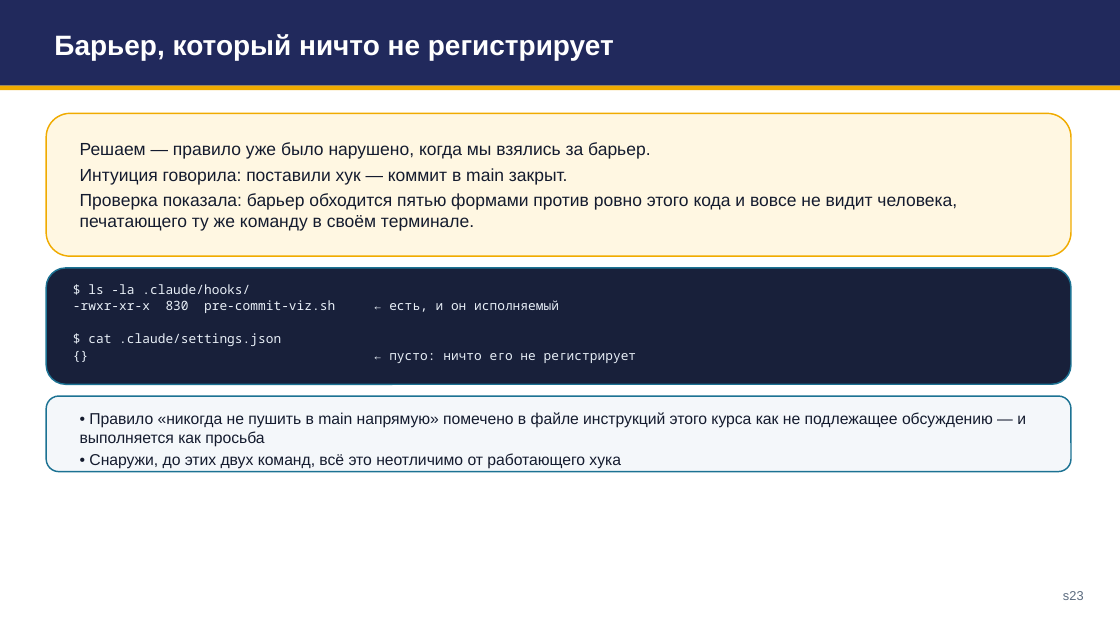
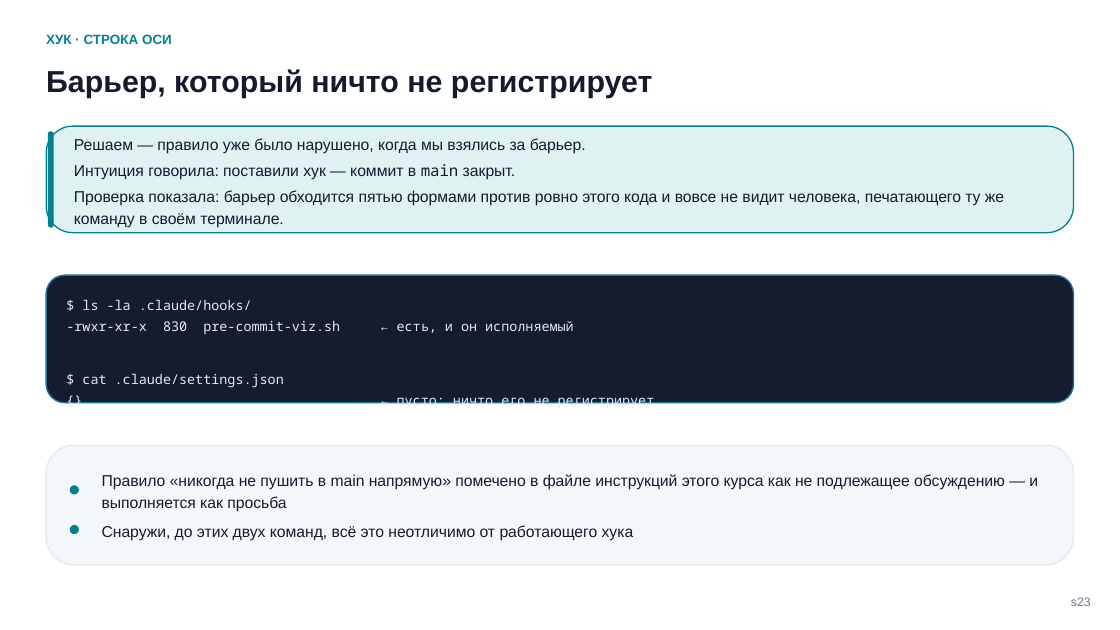
Before and after one commit to tellina-study/AI-usage-lessons, a slide deck: slide 23 of library/seminars/sem-05/rendered/sem-05.pptx. Drawn at 1120x630 pixels with LibreOffice and Linux fonts; fonts in the diff are those of the drawing. Boxes give left, top, right and bottom in pixels: in the first picture for what was removed or moved away, otherwise in the second. Text is boxed around its words. In the diff, an @@ line names an element or a change of style, - is before the commit and + after.

```diff
--- a/library/seminars/sem-05/rendered/sem-05.pptx
+++ b/library/seminars/sem-05/rendered/sem-05.pptx
@@ text "ХУК · СТРОКА ОСИ": place and size @@
-text "ХУК · СТРОКА ОСИ" at <box>0,0,1120,86</box>
+text "ХУК · СТРОКА ОСИ" at <box>46,34,172,44</box>
@@ text "ХУК · СТРОКА ОСИ" at <box>46,34,172,44</box>: fill #21295C to none @@
@@ text "Барьер, который ничто не регистрирует": place and size @@
-text "Барьер, который ничто не регистрирует" at <box>54,34,614,60</box>
+text "Барьер, который ничто не регистрирует" at <box>46,69,653,98</box>
@@ text "Барьер, который ничто не регистрирует" at <box>46,69,653,98</box>: size 24 to 26 pt, text colour #FFFFFF to #141B2E; line spacing 1 to 1.14; less space between paragraphs; vertical alignment middle to top @@
@@ text at <box>46,34,172,44</box>: text added @@
+ХУК · СТРОКА ОСИ
@@ rectangle removed at <box>0,86,1120,91</box> @@
@@ rounded rectangle: place and size @@
-rounded rectangle at <box>46,113,1071,256</box>
+rounded rectangle at <box>46,126,1074,233</box>
@@ rounded rectangle at <box>46,126,1074,233</box>: fill #FFF7E2 to #E0F1F2; outline #F0AB00 1.25 pt to #028090 1.1 pt; proportions changed @@
@@ rounded rectangle added at <box>48,131,54,228</box>, fill #028090 @@
@@ text "Решаем — правило уже было ..." at <box>74,138,1004,228</box>: size 15 to 13.5 pt; font Arial to Noto Sans Mono in "main"; line spacing 1 to 1.18; less space between paragraphs @@
@@ rounded rectangle: place and size @@
-rounded rectangle at <box>46,268,1071,385</box>
+rounded rectangle at <box>46,276,1074,403</box>
@@ rounded rectangle at <box>46,276,1074,403</box>: fill #18203A to #161C30; outline #1C7293 1.25 pt to #1C7293 1.2 pt; proportions changed @@
@@ text "$ ls -la .claude/hooks/": place and size @@
-text "$ ls -la .claude/hooks/" at <box>73,284,637,363</box>
+text "$ ls -la .claude/hooks/" at <box>66,299,655,409</box>
@@ text "$ ls -la .claude/hooks/" at <box>66,299,655,409</box>: size 11 to 11.5 pt, text colour #E8EFF7 to #E3E9F2; line spacing 1 to 1.3; less space between paragraphs @@
@@ rounded rectangle: place and size @@
-rounded rectangle at <box>46,396,1071,471</box>
+rounded rectangle at <box>46,445,1074,565</box>
@@ rounded rectangle at <box>46,445,1074,565</box>: outline #1C7293 1.25 pt to #E5EAF0 1.2 pt; proportions changed @@
@@ text at <box>102,474,1038,512</box>: text changed @@
-• Правило «никогда не пушить в main напрямую» помечено в файле инструкций этого курса как не подлежащее обсуждению — и выполняется как просьба
-• Снаружи, до этих двух команд, всё это неотличимо от работающего хука
+Правило «никогда не пушить в main напрямую» помечено в файле инструкций этого курса как не подлежащее обсуждению — и выполняется как просьба
@@ text "Правило «никогда не пушить в ..." at <box>102,474,1038,512</box>: vertical alignment top to middle @@
@@ rounded rectangle added at <box>70,486,79,495</box>, fill #028090 @@
@@ rounded rectangle added at <box>70,525,79,534</box>, fill #028090 @@
@@ text added at <box>102,525,634,541</box>, 13.5 pt, text #141B2E @@
+Снаружи, до этих двух команд, всё это неотличимо от работающего хука
@@ text "s23": place and size @@
-text "s23" at <box>1063,591,1084,600</box>
+text "s23" at <box>1071,597,1091,606</box>
@@ text "s23" at <box>1071,597,1091,606</box>: size 11 to 10.5 pt, text colour #5B6B7F to #6B7685; line spacing 1 to 1.18; less space between paragraphs @@
```
Also in this commit, not shown: 55 other slides changed, 18 other files.
